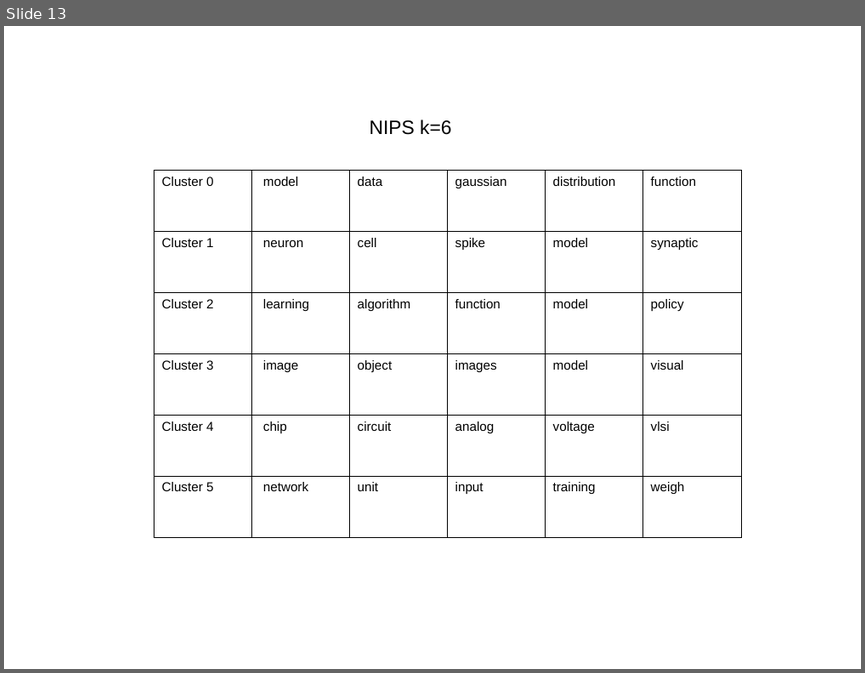
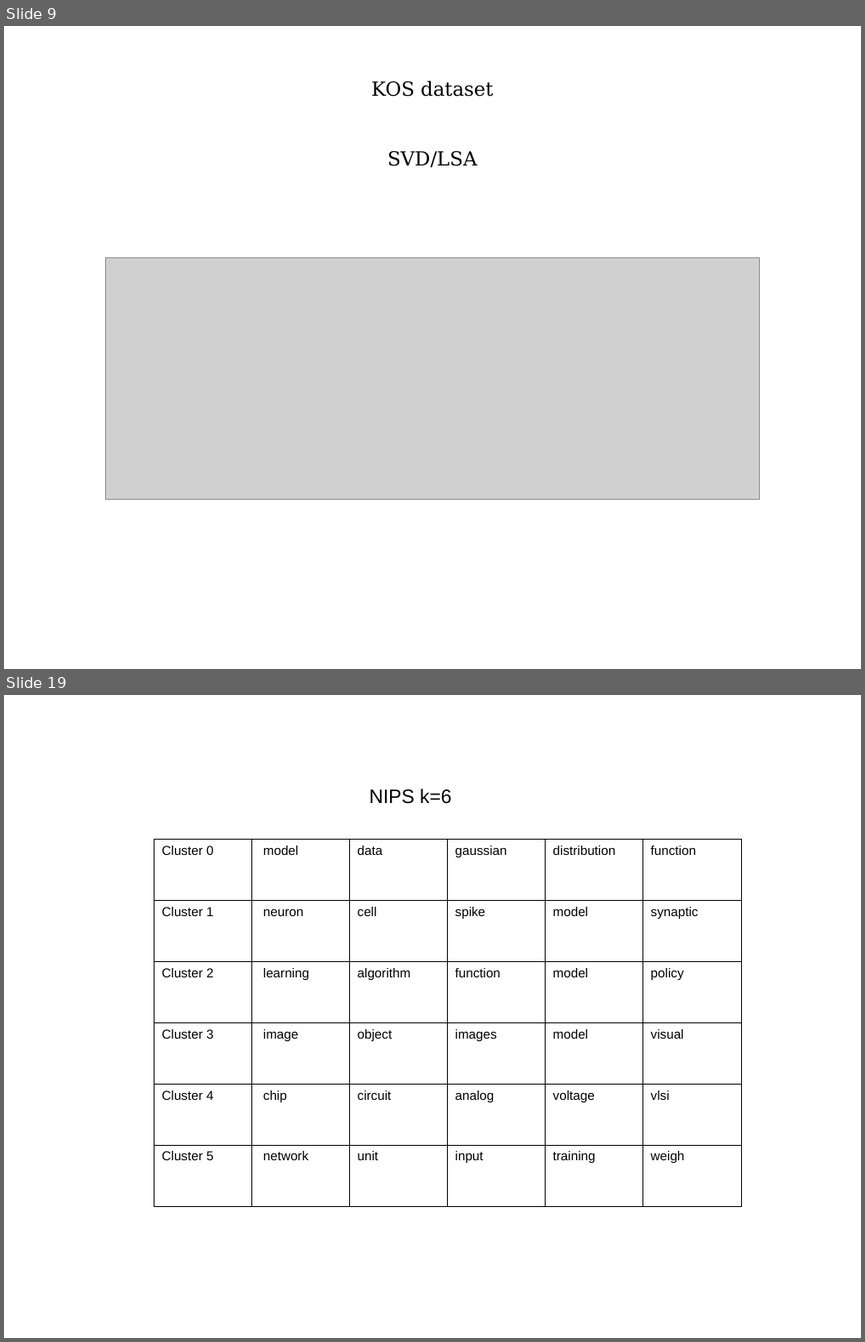
Before and after one commit to vitalv/doc-clustering-topic-modeling, a slide deck: doc-clustering-topic-modeling.odp. Shown one above the other, each under a label of ours: slide 13 before the commit, slides 9 and 19 after it; the slides between them are not shown. The pictures are 865x673 and 865x1342 pixels, drawn with LibreOffice and Linux fonts; fonts in the diff are those of the drawing; grey boxes stand for pictures. Boxes give left, top, right and bottom in pixels: in the first picture for what was removed or moved away, otherwise in the second. Text is boxed around its words. In the diff, an @@ line names an element or a change of style, - is before the commit and + after.

```diff
--- a/doc-clustering-topic-modeling.odp
+++ b/doc-clustering-topic-modeling.odp
@@ slide 9 added at (4, 26, 861, 669), background #FFFFFF @@
@@ text added at (371, 80, 493, 97), 18 pt, text #000000 @@
+KOS dataset
@@ text added at (387, 151, 477, 167), 18 pt, text #000000 @@
+SVD/LSA
@@ picture added at (106, 258, 759, 499) @@
@@ what was slide 13 is now slide 19 @@
```
Also in this commit, not shown: 2 slides changed, 9 other slides added, 4 slides removed, 5 other files.
